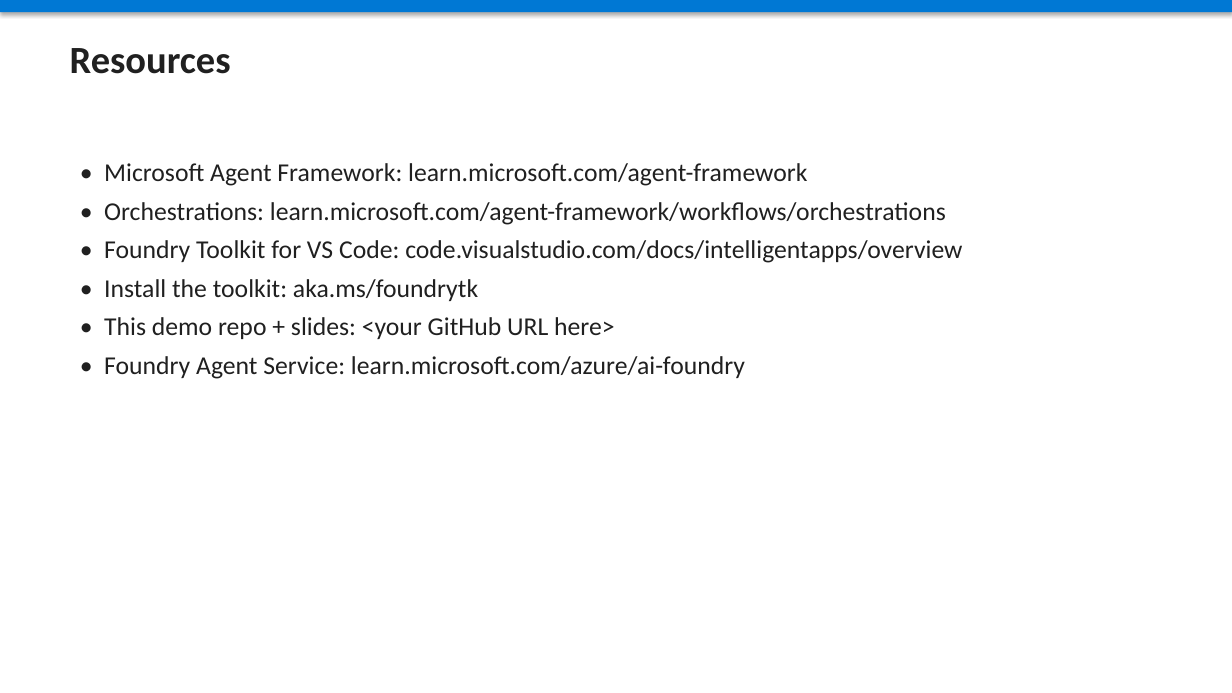
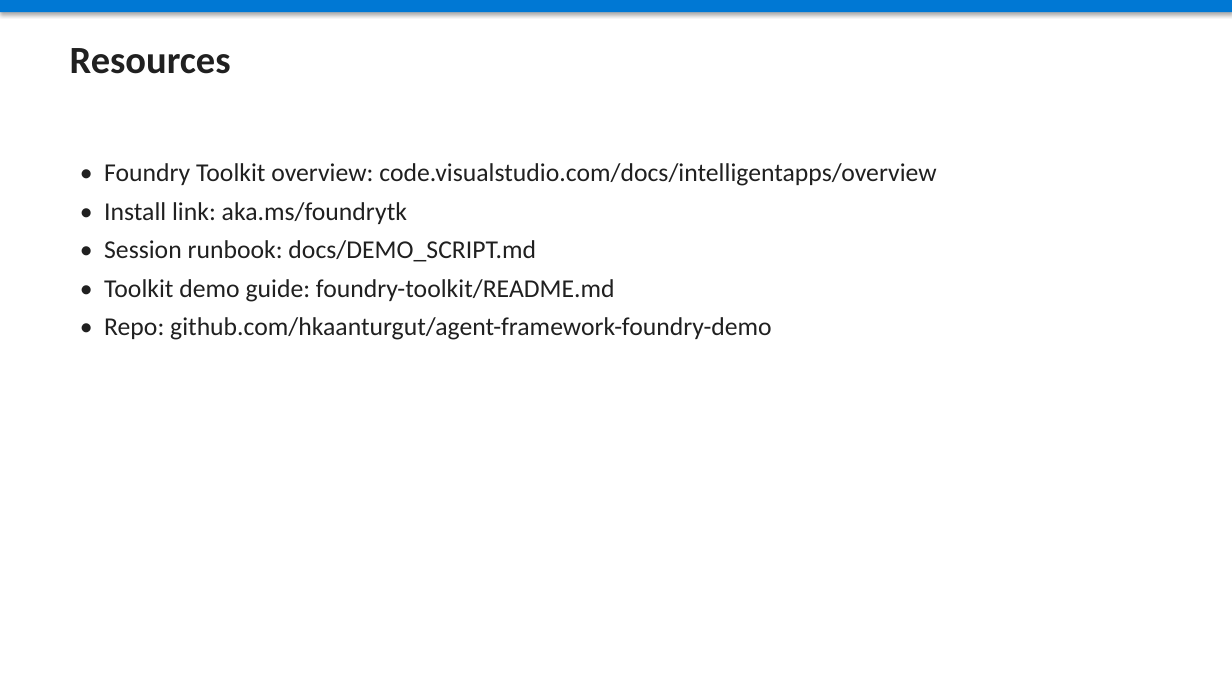
Before and after one commit to hkaanturgut/agent-framework-foundry-demo, a slide deck: slide 12 of deck/Build2026-Recap-Agents.pptx (slide 18 before the commit). Drawn at 1232x693 pixels with LibreOffice and Linux fonts; fonts in the diff are those of the drawing. Boxes give left, top, right and bottom in pixels: in the first picture for what was removed or moved away, otherwise in the second. Text is boxed around its words. In the diff, an @@ line names an element or a change of style, - is before the commit and + after.

```diff
--- a/deck/Build2026-Recap-Agents.pptx
+++ b/deck/Build2026-Recap-Agents.pptx
@@ text at [104,163,936,340]: text changed @@
-• Microsoft Agent Framework: learn.microsoft.com/agent-framework
-• Orchestrations: learn.microsoft.com/agent-framework/workflows/orchestrations
-• Foundry Toolkit for VS Code: code.visualstudio.com/docs/intelligentapps/overview
-• Install the toolkit: aka.ms/foundrytk
-• This demo repo + slides: <your GitHub URL here>
-• Foundry Agent Service: learn.microsoft.com/azure/ai-foundry
+• Foundry Toolkit overview: code.visualstudio.com/docs/intelligentapps/overview
+• Install link: aka.ms/foundrytk
+• Session runbook: docs/DEMO_SCRIPT.md
+• Toolkit demo guide: foundry-toolkit/README.md
+• Repo: github.com/hkaanturgut/agent-framework-foundry-demo
```
Also in this commit, not shown: 2 other slides changed, 10 slides added, 16 slides removed, 4 other files.
